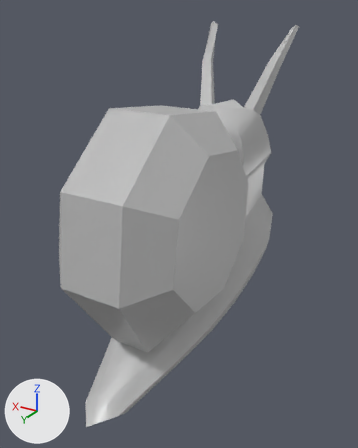
What one commit did to the FBX model SnailBoarder/Assets/Art/Animations/SnailAnimations/A_WheelieSnailOld.fbx.
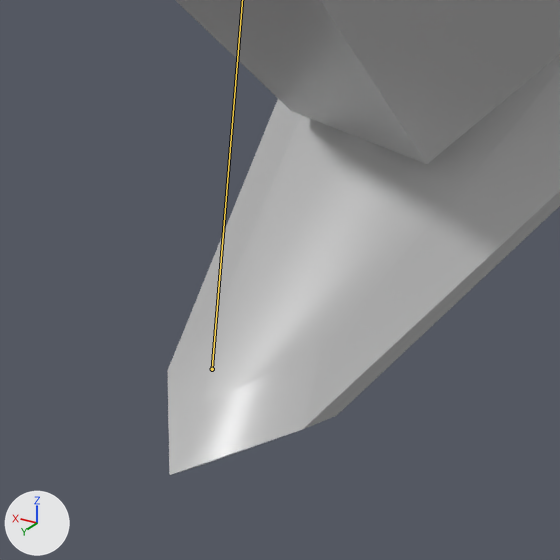
There are two pictures of each version: one whole from a 50 mm camera at (-0.04, 0.0759, 0.077) aimed at (-0.0003, 0.0098, 0.0439), one close up on the part from 13% to 50% of the width and 70% to 100% of the height. The lights are fixed; the arrows at lower left show +X, +Y and +Z. Both versions are drawn at frame 20 of the action 'Take 001'; the numbers are the values there. The bones that change are drawn over the model as lines in the close-ups.

Names of what the first close-up shows: 'Mesh_PlayerSnail'.
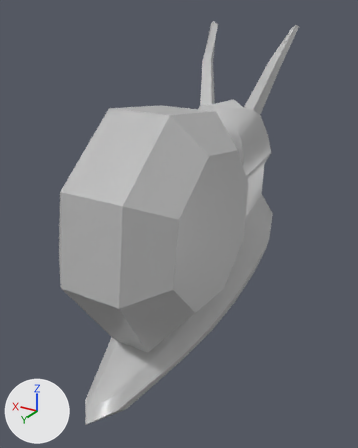
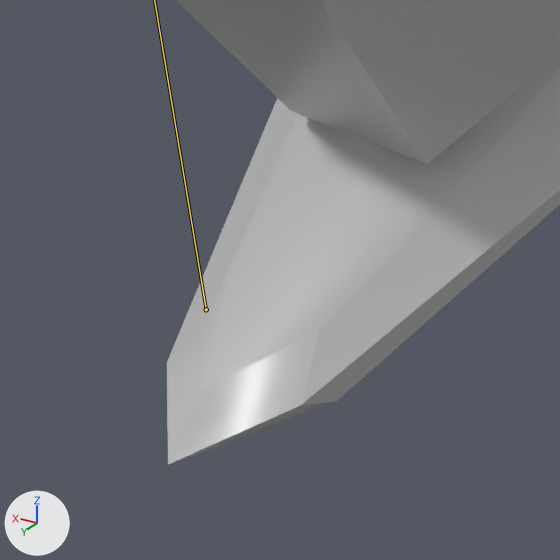
Pixel boxes [x1, y1, x2, y2] of what changed, in the close-ups (560 x 560 px):
'Mesh_PlayerSnail', posed
    before: [167, 0, 560, 475]
    after: [167, 0, 560, 465]

Diff of the bpy script that builds the scene:
```diff
--- a/SnailBoarder/Assets/Art/Animations/SnailAnimations/A_WheelieSnailOld.fbx.py
+++ b/SnailBoarder/Assets/Art/Animations/SnailAnimations/A_WheelieSnailOld.fbx.py
@@ bone_tailtip @@
 bone_tailtip = bpy.data.objects['Armature'].pose.bones['TailTip']  # child of 'Tail1'
-bone_tailtip.location = (0.03, 0.29, -0.01)
-bone_tailtip.rotation_quaternion = (0.964, 0.266, 0.0, 0.0)  # degrees (31, 0, 0)
+bone_tailtip.location = (0.03, 0.55, 0.07)
+bone_tailtip.rotation_quaternion = (0.993, 0.119, 0.0, 0.0)  # degrees (14, 0, 0)
```
